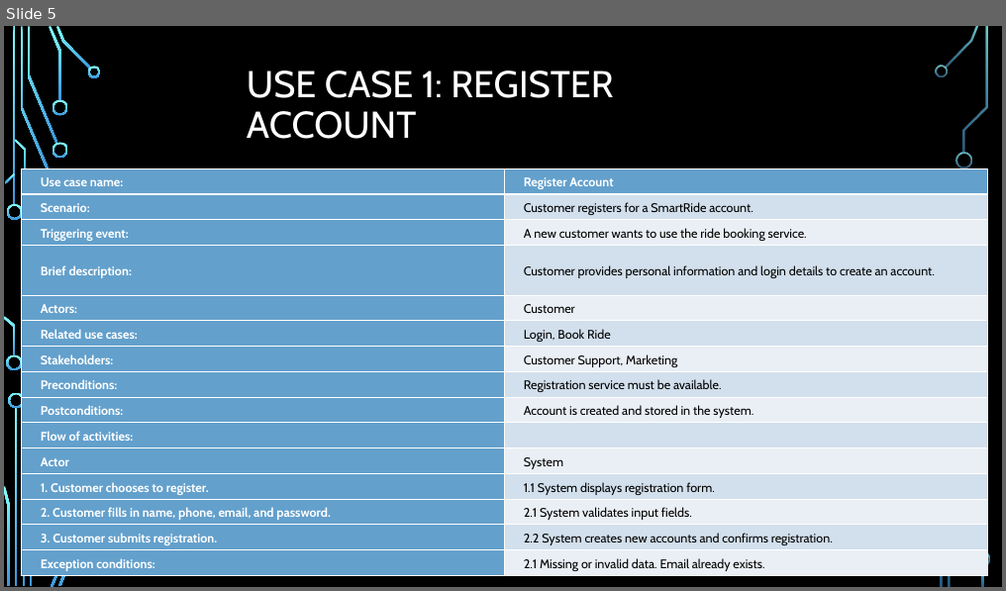
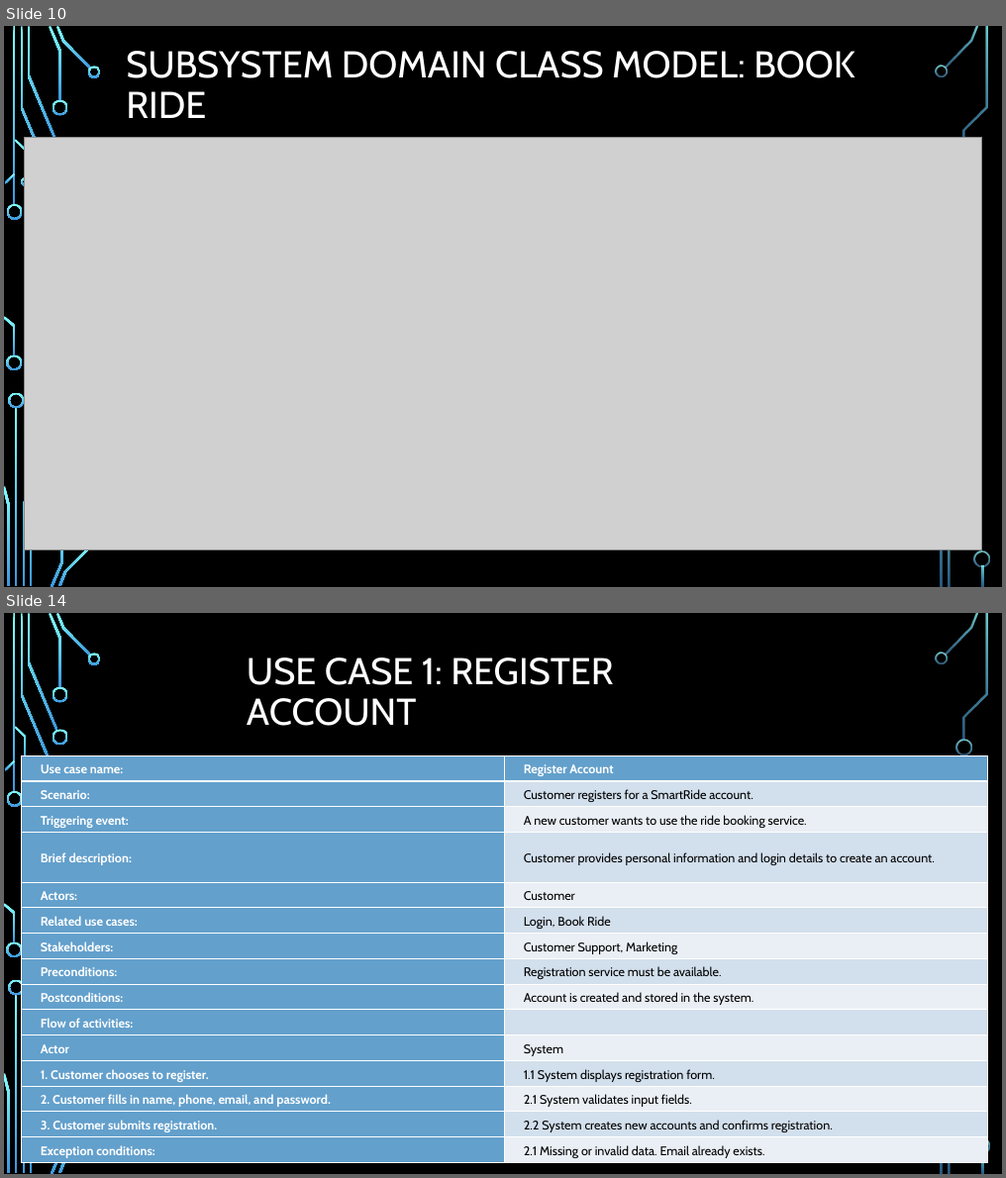
Before and after one commit to CheetoBuri/ProposalForSmartRide, a slide deck: TeamA2_Presentation_for_SmartRide.pptx. Shown one above the other, each under a label of ours: slide 5 before the commit, slides 10 and 14 after it; the slides between them are not shown. The pictures are 1006x591 and 1006x1178 pixels, drawn with LibreOffice and Linux fonts; fonts in the diff are those of the drawing; grey boxes stand for pictures; background and template pictures are left out. Boxes give left, top, right and bottom in pixels: in the first picture for what was removed or moved away, otherwise in the second. Text is boxed around its words. In the diff, an @@ line names an element or a change of style, - is before the commit and + after.

```diff
--- a/TeamA2_Presentation_for_SmartRide.pptx
+++ b/TeamA2_Presentation_for_SmartRide.pptx
@@ slide 10 added at (x1=4, y1=26, x2=1002, y2=587), background picture (left out); not listed: 27 template elements that a slide beside it also shows @@
@@ title added at (x1=126, y1=51, x2=854, y2=118), 36 pt, text #FFFFFF @@
+SUBSYSTEM DOMAIN CLASS MODEL: BOOK RIDE
@@ picture added at (x1=24, y1=137, x2=982, y2=550) @@
@@ what was slide 5 is now slide 14 @@
```
Also in this commit, not shown: 34 other slides added, 1 slide removed.
